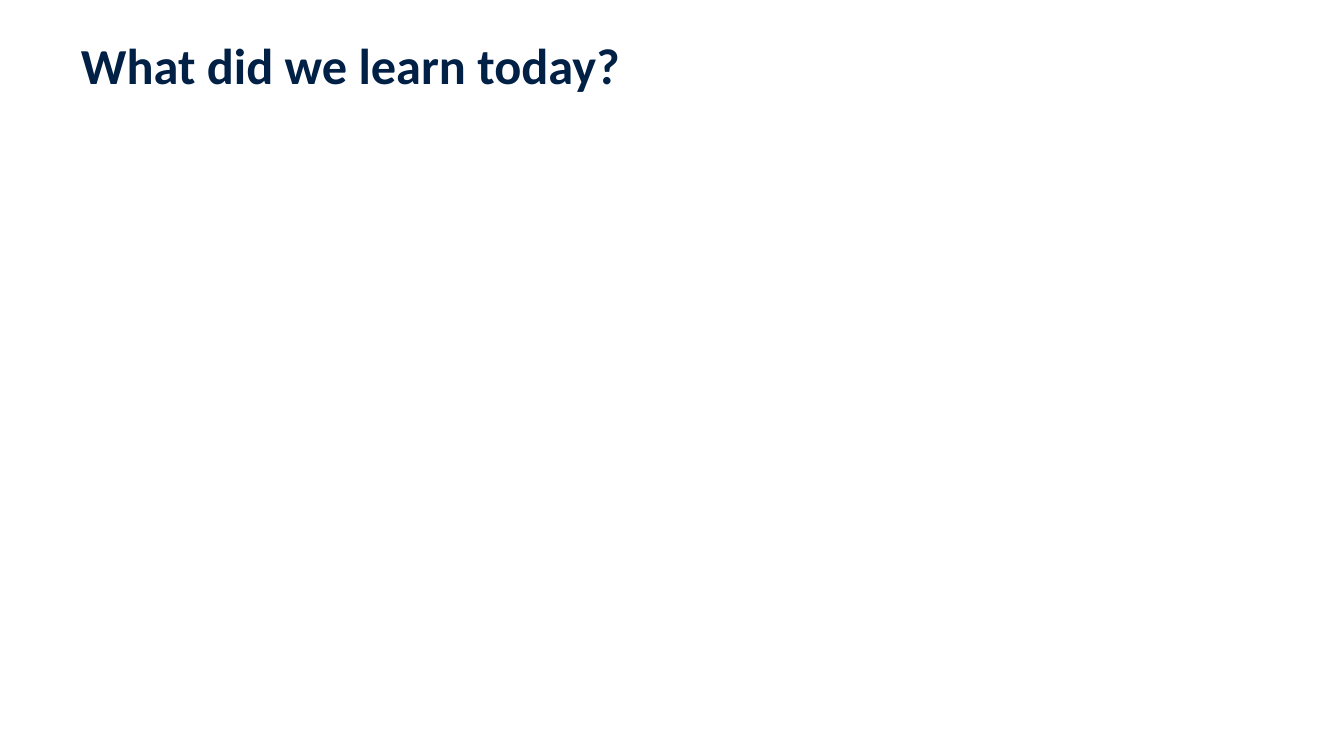
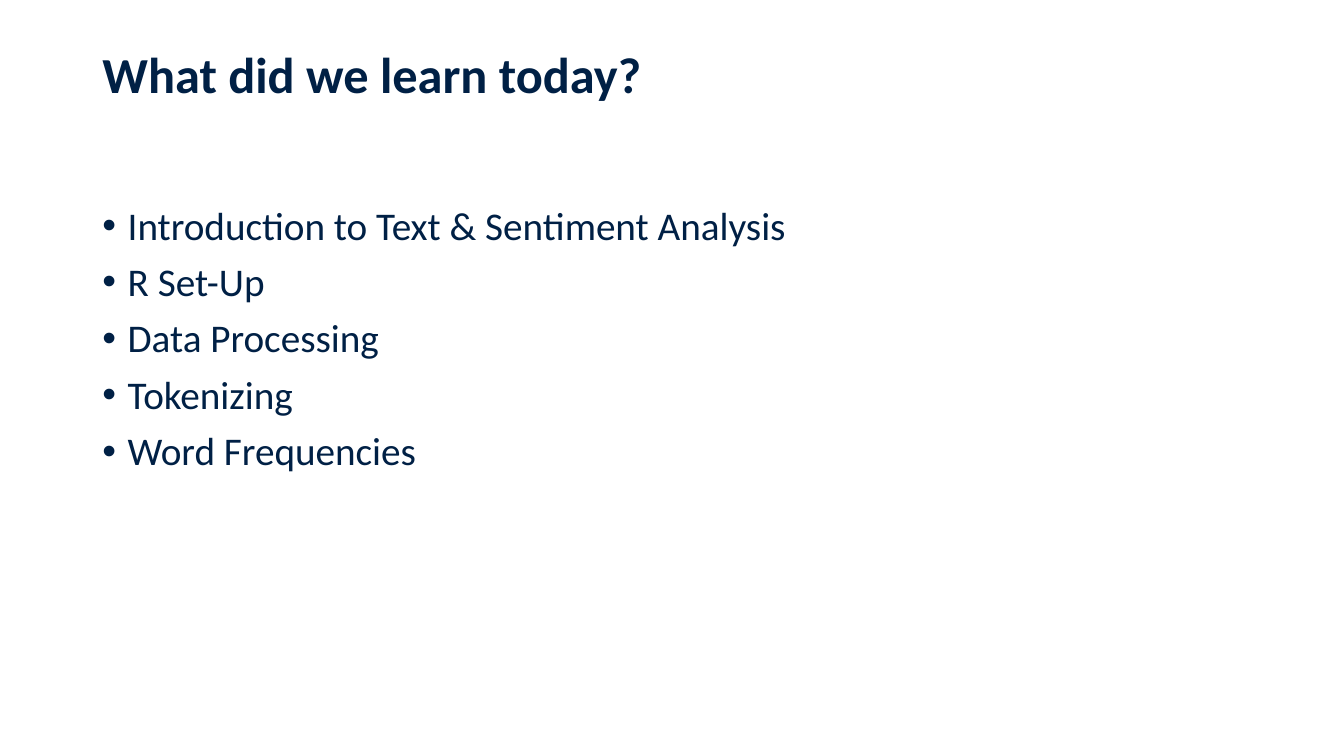
Before and after one commit to jennschilling/sentiment-analysis-in-R, a slide deck: slide 12 of slides/Sentiment Analysis in R.pptx (slide 10 before the commit). Drawn at 1344x756 pixels with LibreOffice and Linux fonts; fonts in the diff are those of the drawing; background and template pictures are left out. Boxes give left, top, right and bottom in pixels: in the first picture for what was removed or moved away, otherwise in the second. Text is boxed around its words. In the diff, an @@ line names an element or a change of style, - is before the commit and + after.

```diff
--- a/slides/Sentiment Analysis in R.pptx
+++ b/slides/Sentiment Analysis in R.pptx
@@ title "What did we learn today?": place and size @@
-title "What did we learn today?" at [81,48,619,92]
+title "What did we learn today?" at [102,57,641,101]
@@ text added at [128,212,786,472], 28 pt, text #002045 @@
+• Introduction to Text & Sentiment Analysis
+• R Set-Up
+• Data Processing
+• Tokenizing
+• Word Frequencies
```
Also in this commit, not shown: 6 other slides changed, 8 slides added, 3 slides removed.
